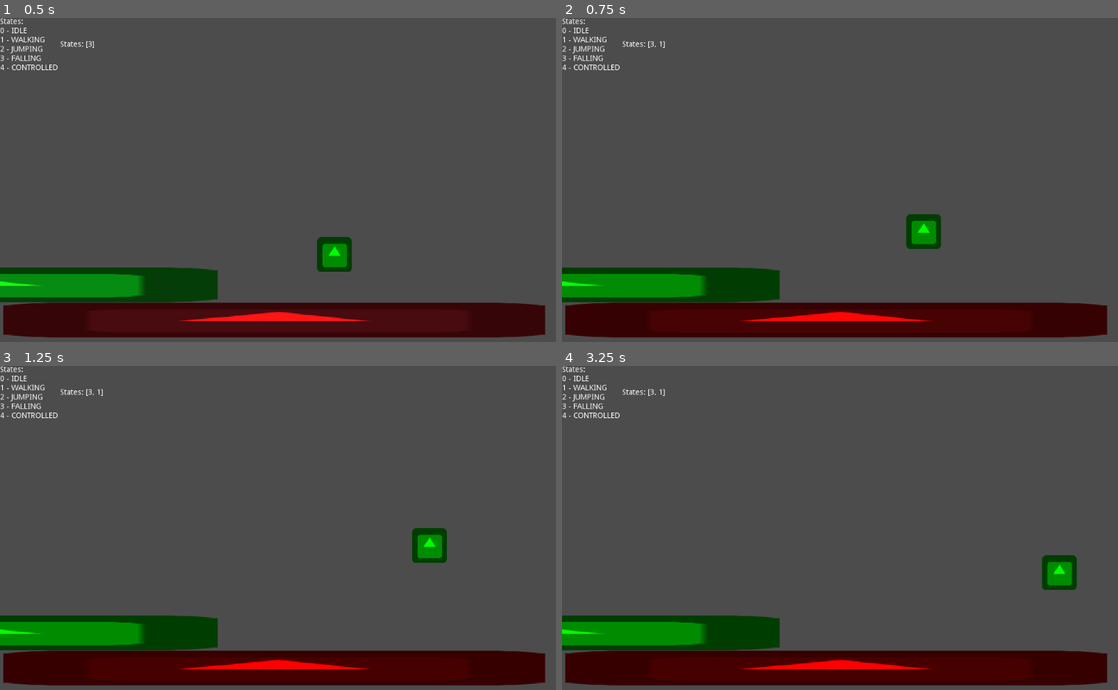
Above: before the commit, frames 1-4 (two rows, left to right).
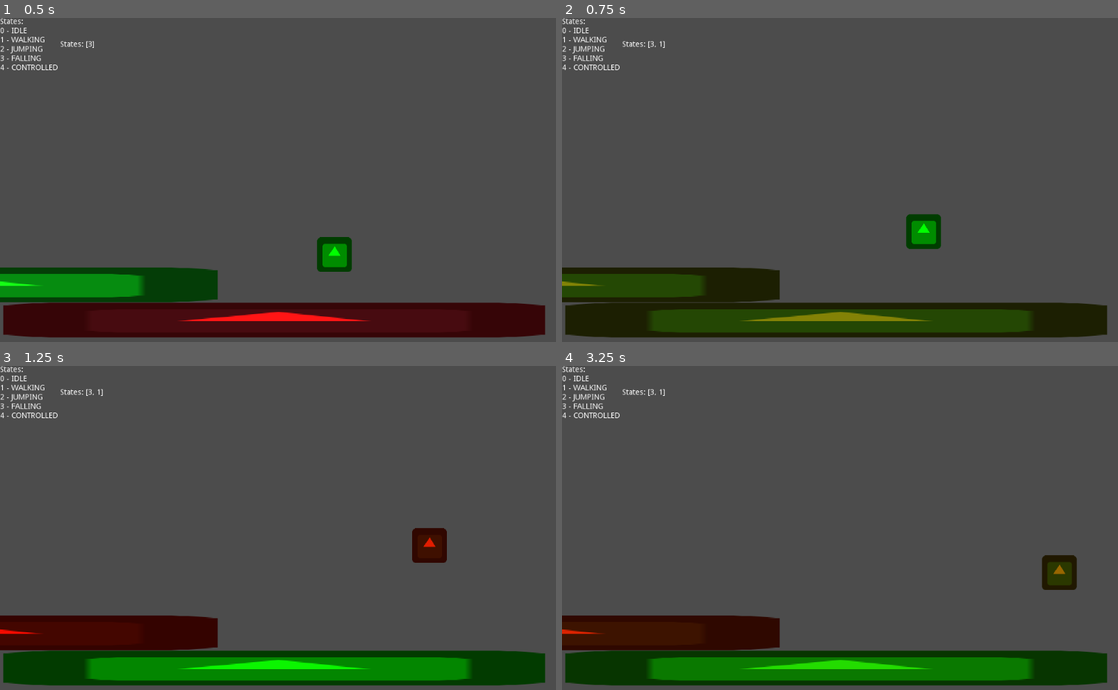
Above: after the commit, the same moments.

Repository: OmaGash/mini-jam-101
Game: Godot game, scene res://world.tscn
The game is run twice, just before and just after one commit, with the same random seed, the same clock (stepped at 60 frames per second) and the same inputs. The engine's default icon, where the game draws it, is replaced by a stand-in: a white triangle on a blue panel in a dark square.
Inputs:
- Up to frame 1 (0.5 s): no input
- Up to frame 2 (0.75 s): hold Right (ui_right) from 0.53 s (still down); tap E (change_environment, bound only after the commit) at 0.6 s
- Up to frame 3 (1.25 s): keep holding Right (ui_right); tap Up (ui_up) at 0.77, 1.07 s; tap Q (change_player, bound only after the commit) at 0.8 s
- Up to frame 4 (3.25 s): tap Q (change_player, bound only after the commit) at 1.35, 3.05 s; tap Up (ui_up) at 1.52, 1.55, 1.82, 2.1, 3.02 s; release Right (ui_right) at 2.03 s; hold Left (ui_left) 2.03-2.78 s; tap E (change_environment, bound only after the commit) at 2.3, 2.85 s; hold Right (ui_right) from 2.78 s (still down)

Frame 1 is identical in both runs. In frame 2, 14% of the frame differs, in the area x 0-98%, y 77-99%; in frame 3, 15%, in the area x 0-98%, y 50-99%; in frame 4, 15%.

Commit message:
Player can now change the environment and the character's color at will.

Diff:
--- a/project.godot
+++ b/project.godot
@@ -14,6 +14,47 @@
 run/main_scene="res://world.tscn"
 config/icon="res://icon.png"
 
+[input]
+
+ui_left={
+"deadzone": 0.5,
+"events": [ Object(InputEventKey,"resource_local_to_scene":false,"resource_name":"","device":0,"alt":false,"shift":false,"control":false,"meta":false,"command":false,"pressed":false,"scancode":16777231,"physical_scancode":0,"unicode":0,"echo":false,"script":null)
+, Object(InputEventJoypadButton,"resource_local_to_scene":false,"resource_name":"","device":0,"button_index":14,"pressure":0.0,"pressed":false,"script":null)
+, Object(InputEventKey,"resource_local_to_scene":false,"resource_name":"","device":0,"alt":false,"shift":false,"control":false,"meta":false,"command":false,"pressed":false,"scancode":65,"physical_scancode":0,"unicode":0,"echo":false,"script":null)
+ ]
+}
+ui_right={
+"deadzone": 0.5,
+"events": [ Object(InputEventKey,"resource_local_to_scene":false,"resource_name":"","device":0,"alt":false,"shift":false,"control":false,"meta":false,"command":false,"pressed":false,"scancode":16777233,"physical_scancode":0,"unicode":0,"echo":false,"script":null)
+, Object(InputEventJoypadButton,"resource_local_to_scene":false,"resource_name":"","device":0,"button_index":15,"pressure":0.0,"pressed":false,"script":null)
+, Object(InputEventKey,"resource_local_to_scene":false,"resource_name":"","device":0,"alt":false,"shift":false,"control":false,"meta":false,"command":false,"pressed":false,"scancode":68,"physical_scancode":0,"unicode":0,"echo":false,"script":null)
+ ]
+}
+ui_up={
+"deadzone": 0.5,
+"events": [ Object(InputEventKey,"resource_local_to_scene":false,"resource_name":"","device":0,"alt":false,"shift":false,"control":false,"meta":false,"command":false,"pressed":false,"scancode":16777232,"physical_scancode":0,"unicode":0,"echo":false,"script":null)
+, Object(InputEventJoypadButton,"resource_local_to_scene":false,"resource_name":"","device":0,"button_index":12,"pressure":0.0,"pressed":false,"script":null)
+, Object(InputEventKey,"resource_local_to_scene":false,"resource_name":"","device":0,"alt":false,"shift":false,"control":false,"meta":false,"command":false,"pressed":false,"scancode":87,"physical_scancode":0,"unicode":0,"echo":false,"script":null)
+ ]
+}
+ui_down={
+"deadzone": 0.5,
+"events": [ Object(InputEventKey,"resource_local_to_scene":false,"resource_name":"","device":0,"alt":false,"shift":false,"control":false,"meta":false,"command":false,"pressed":false,"scancode":16777234,"physical_scancode":0,"unicode":0,"echo":false,"script":null)
+, Object(InputEventJoypadButton,"resource_local_to_scene":false,"resource_name":"","device":0,"button_index":13,"pressure":0.0,"pressed":false,"script":null)
+, Object(InputEventKey,"resource_local_to_scene":false,"resource_name":"","device":0,"alt":false,"shift":false,"control":false,"meta":false,"command":false,"pressed":false,"scancode":83,"physical_scancode":0,"unicode":0,"echo":false,"script":null)
+ ]
+}
+change_player={
+"deadzone": 0.5,
+"events": [ Object(InputEventKey,"resource_local_to_scene":false,"resource_name":"","device":0,"alt":false,"shift":false,"control":false,"meta":false,"command":false,"pressed":false,"scancode":0,"physical_scancode":81,"unicode":0,"echo":false,"script":null)
+ ]
+}
+change_environment={
+"deadzone": 0.5,
+"events": [ Object(InputEventKey,"resource_local_to_scene":false,"resource_name":"","device":0,"alt":false,"shift":false,"control":false,"meta":false,"command":false,"pressed":false,"scancode":0,"physical_scancode":69,"unicode":0,"echo":false,"script":null)
+ ]
+}
+
 [physics]
 
 common/enable_pause_aware_picking=true
--- a/scripts/floor.gd
+++ b/scripts/floor.gd
@@ -14,7 +14,7 @@
 
 
 func _physics_process(delta):
-	if Input.is_action_just_pressed("ui_cancel"):
+	if Input.is_action_just_pressed("change_environment"):
 		toggle_state()
 	match current_state:
 		STATES.STATE_GREEN:
--- a/scripts/player.gd
+++ b/scripts/player.gd
@@ -7,6 +7,7 @@
 var velocity: Vector2
 var current_state = []#All the states the player is currently in
 var current_color = 0#0 is green, 1 is red
+var next_color: Color = Color.green#Green default
 enum {
 	STATE_IDLE,#0
 	STATE_WALK,#1
@@ -55,6 +56,17 @@
 	velocity = move_and_slide(velocity, Vector2(0,-1))
 
 func move():#Controls section
+	#Change color
+	if Input.is_action_just_pressed("change_player"):
+		match current_color:
+			0:#Green turn to red
+				next_color = Color.red
+				current_color = 1
+			1:#Red turn to Green
+				next_color = Color.green
+				current_color = 0
+	modulate = lerp(modulate, next_color, 0.08)
+	#Jump
 	if Input.is_action_just_pressed("ui_up") and (!current_state.has(STATE_FALL) and !current_state.has(STATE_JUMP)):
 		velocity.y -= jump
 		add_state(STATE_JUMP)
@@ -88,5 +100,7 @@
 		else:
 			gravity = mass
 
+
+
 func _on_control_timeout():
 	remove_state(STATE_CONTROLLED)
